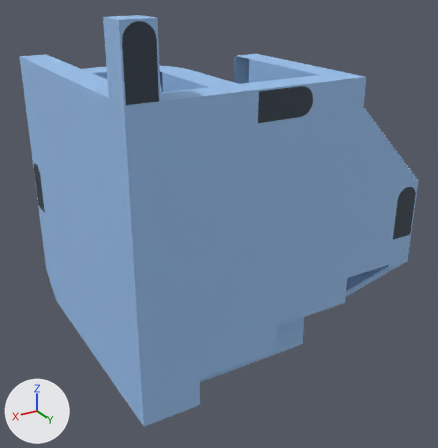
A saved change to the FBX model bin/assets/objects/Modell_Lvl1.fbx.
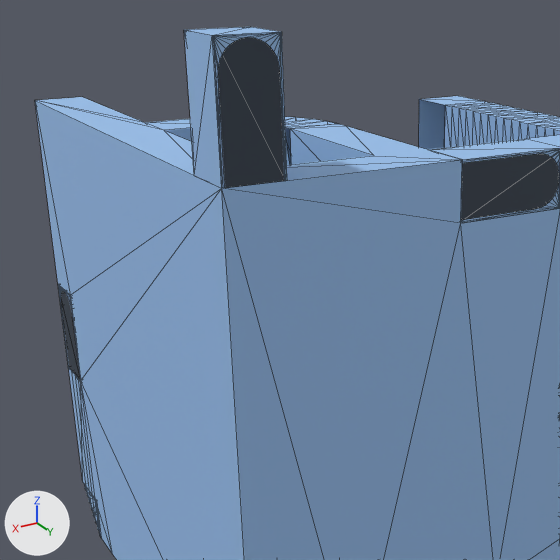
Each version is shown whole from a camera (50 mm lens) standing at (11.28, 27.86, 26.42) and looking at (-10.5, -8.44, 8.27), then close up on the part from 0% to 72% of the width and 0% to 70% of the height. The lights are fixed; the arrows at lower left show +X, +Y and +Z. The close-ups show mesh edges as thin lines. Where no turn or scale is listed for an object, it has been applied to the vertices.

Objects in the first close-up: 'Back.002', 'Back.003', 'Back.004', 'Corpus', 'Door.003', 'Door.007', 'Twist.001'.
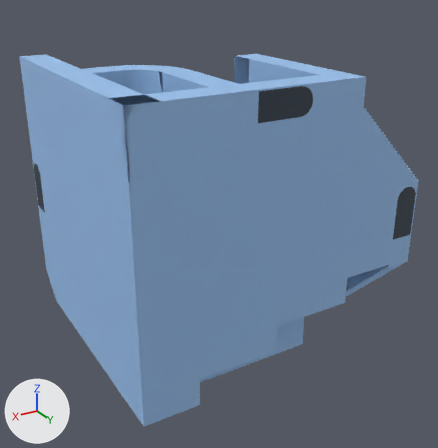
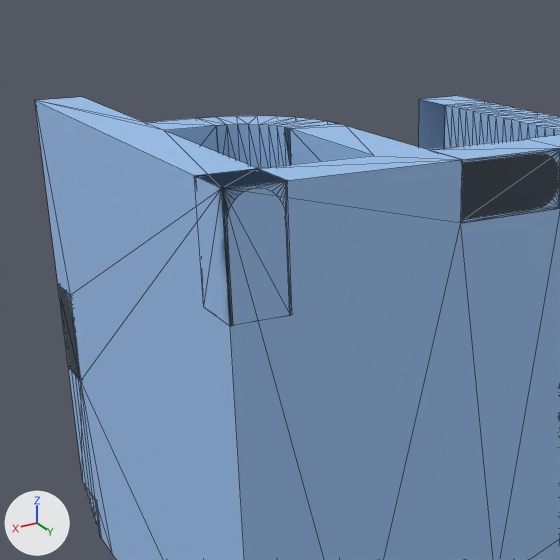
The change in detail:
Object 'Back.002' (ob_back_002) moves from (-1.0, -0.05, 21.97) to (-1.0, -0.05, 17.98).
Object 'Door.007' (ob_door_007) moves from (-1.0, -1.0, 21.0) to (-1.0, -1.0, 17.0).

What differs and where, as boxes (x1, y1, x2, y2) in the close-ups (560 x 560 px):
'Door.007', moved: before (184, 27, 287, 188); after (194, 169, 291, 326)
'Back.002', moved (not visible afterwards): before (218, 37, 284, 188)
